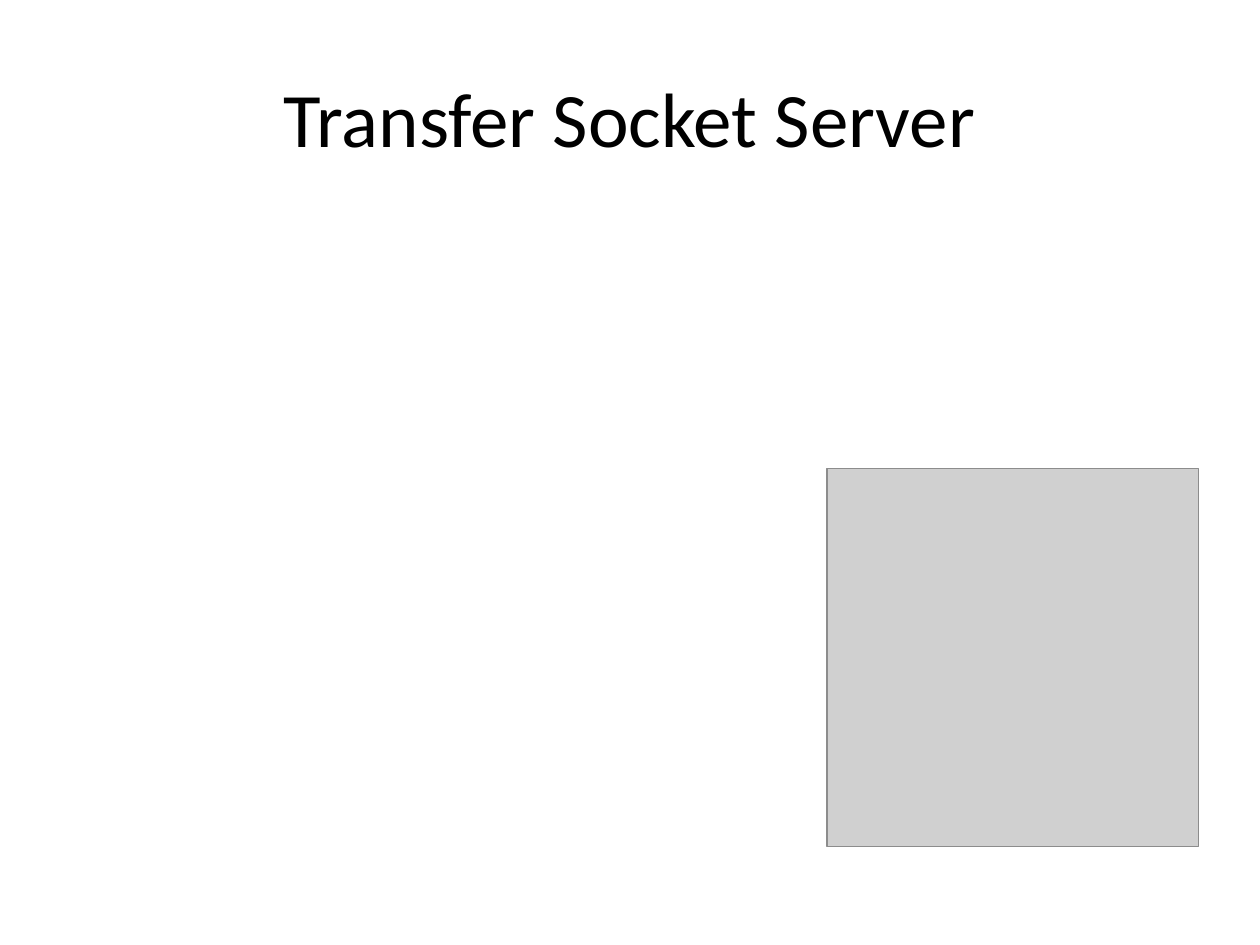
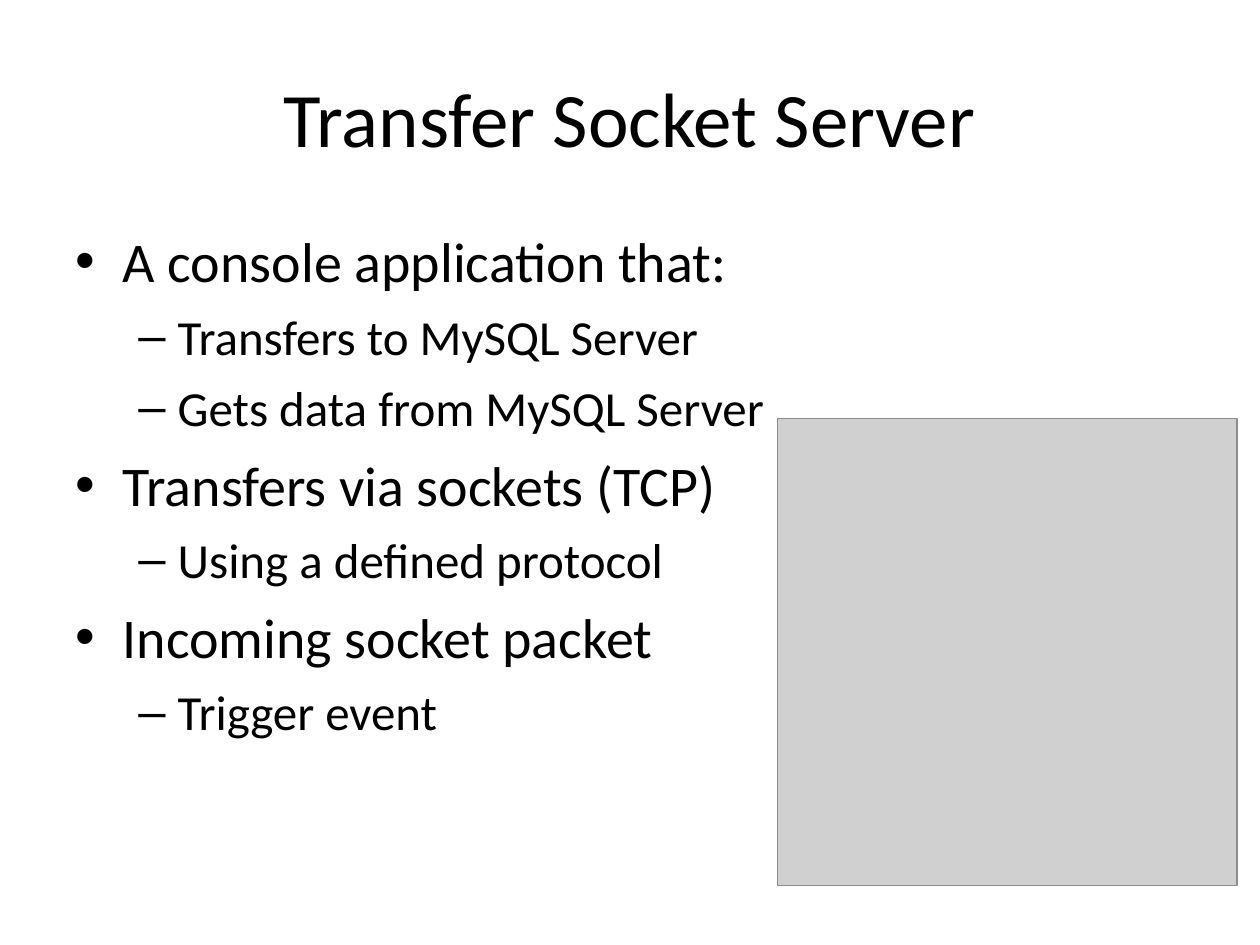
Before and after one commit to isurup/kalle-martin-group, a slide deck: slide 8 of RSD1/presentation/ExamMartin.ppt. Drawn at 1260x945 pixels with LibreOffice and Linux fonts; fonts in the diff are those of the drawing; grey boxes stand for pictures. Boxes give left, top, right and bottom in pixels: in the first picture for what was removed or moved away, otherwise in the second. Text is boxed around its words. In the diff, an @@ line names an element or a change of style, - is before the commit and + after.

```diff
--- a/RSD1/presentation/ExamMartin.ppt
+++ b/RSD1/presentation/ExamMartin.ppt
@@ text added at [123, 243, 763, 739], 28 pt, text #000000 @@
+• A console application that:
+  – Transfers to MySQL Server
+  – Gets data from MySQL Server
+• Transfers via sockets (TCP)
+  – Using a defined protocol
+• Incoming socket packet
+  – Trigger event
@@ picture: place and size @@
-picture at [827, 469, 1198, 847]
+picture at [777, 418, 1237, 886]
```
Also in this commit, not shown: 4 other slides changed, 2 slides added, 2 slides removed.
